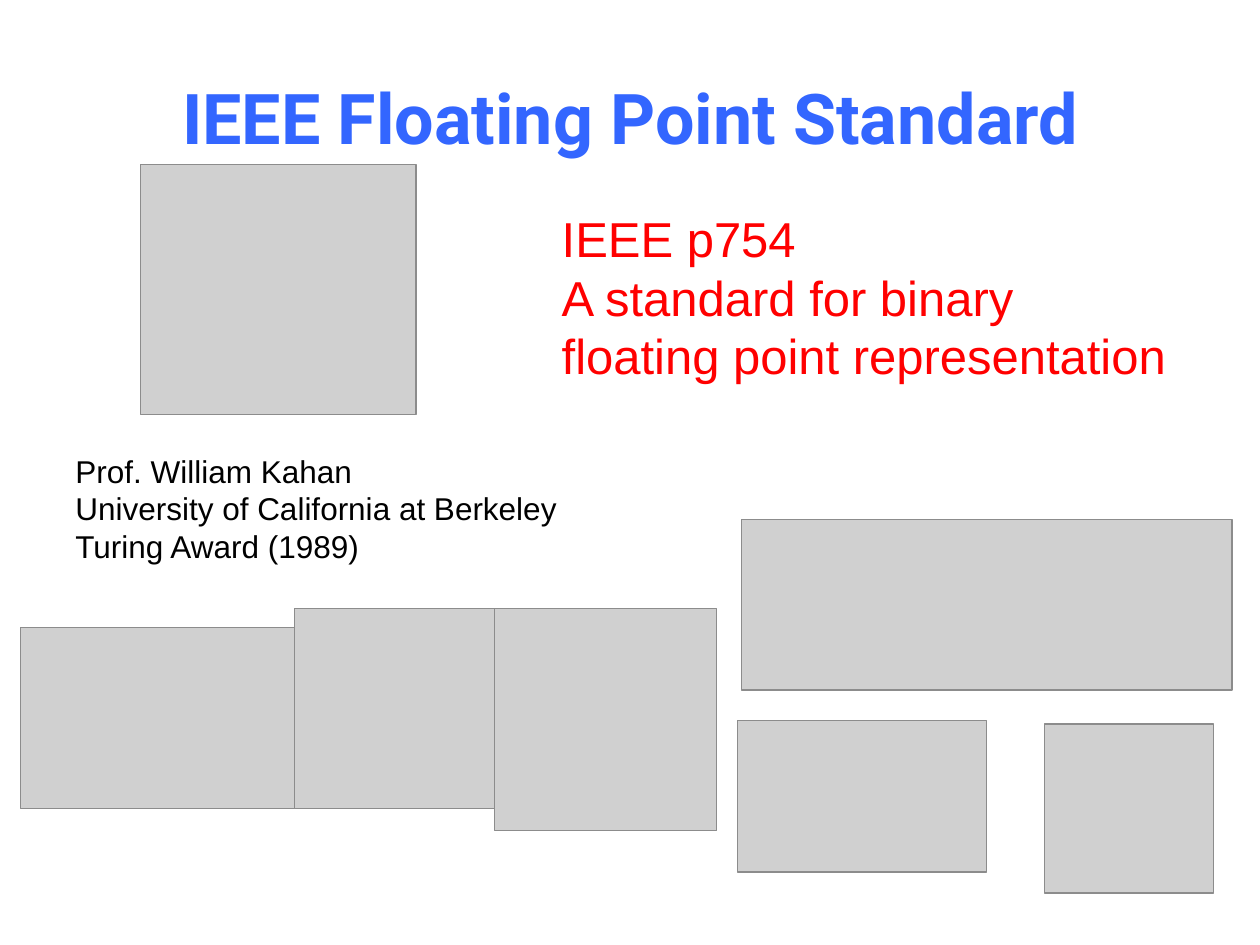
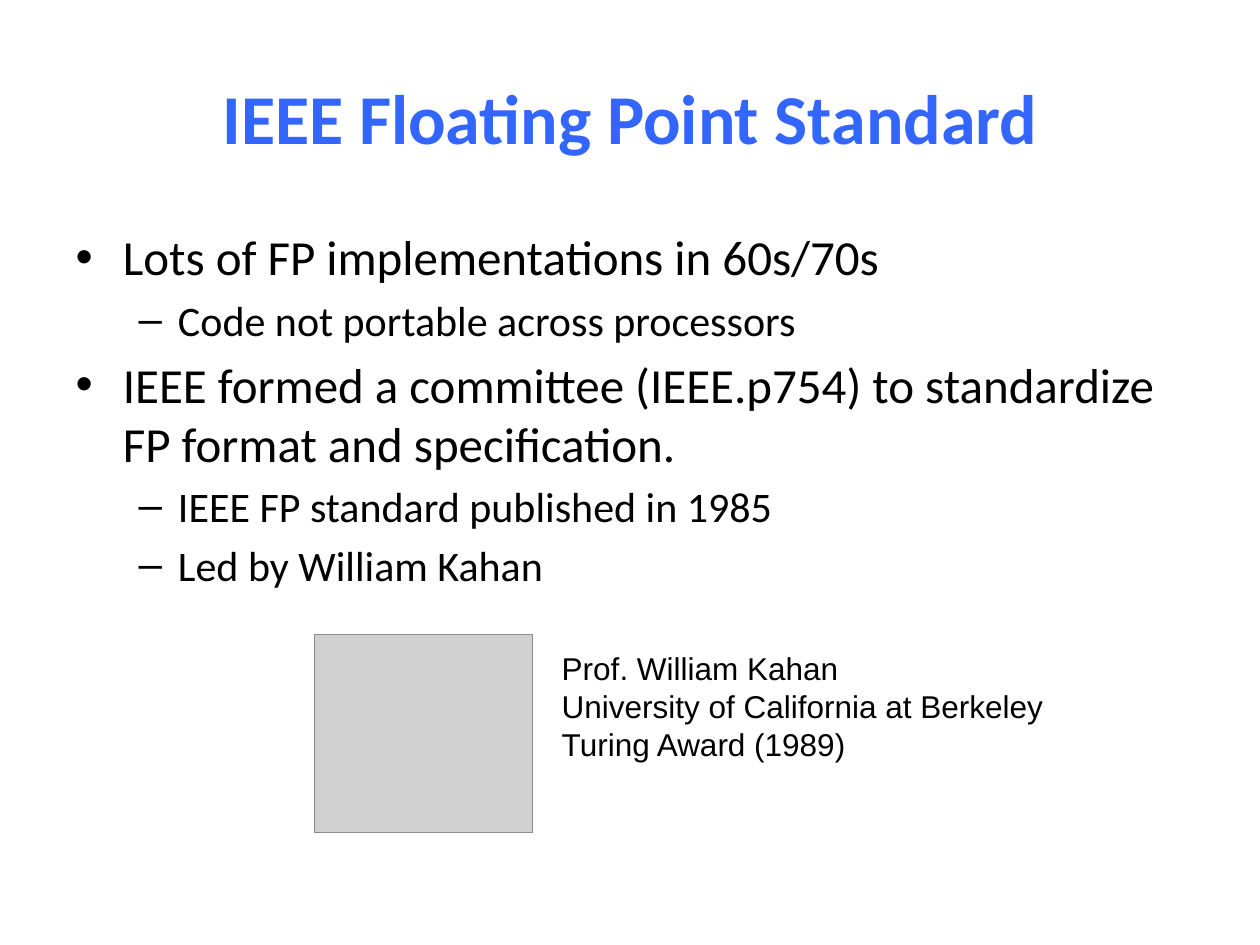
Before and after one commit to NYU-CSO/nyu-cso.github.io, a slide deck: slide 16 of notes/03-floats.pptx (slide 37 before the commit). Drawn at 1260x945 pixels with LibreOffice and Linux fonts; fonts in the diff are those of the drawing; grey boxes stand for pictures. Boxes give left, top, right and bottom in pixels: in the first picture for what was removed or moved away, otherwise in the second. Text is boxed around its words. In the diff, an @@ line names an element or a change of style, - is before the commit and + after.

```diff
--- a/notes/03-floats.pptx
+++ b/notes/03-floats.pptx
@@ title "IEEE Floating Point Standard" at (222,95,1037,156): font Roboto to Calibri @@
@@ text removed at (562,223,1166,385) @@
-IEEE p754
-A standard for binary
-floating point representation
@@ text added at (123,241,1154,588), 28 pt, text #000000 @@
+• Lots of FP implementations in 60s/70s
+  – Code not portable across processors
+• IEEE formed a committee (IEEE.p754) to standardize FP format and specification.
+  – IEEE FP standard published in 1985
+  – Led by William Kahan
@@ picture removed at (742,519,1232,690) @@
@@ picture removed at (21,627,295,809) @@
@@ picture removed at (295,609,495,809) @@
@@ picture removed at (495,609,717,830) @@
@@ picture: place and size @@
-picture at (141,165,416,416)
+picture at (315,635,533,833)
@@ text "Prof. William Kahan": place and size @@
-text "Prof. William Kahan" at (75,460,557,564)
+text "Prof. William Kahan" at (562,657,1043,762)
@@ picture removed at (737,721,987,872) @@
@@ picture removed at (1045,724,1213,893) @@
```
Also in this commit, not shown: 37 other slides changed, 9 slides added, 51 slides removed, 2 other files.
